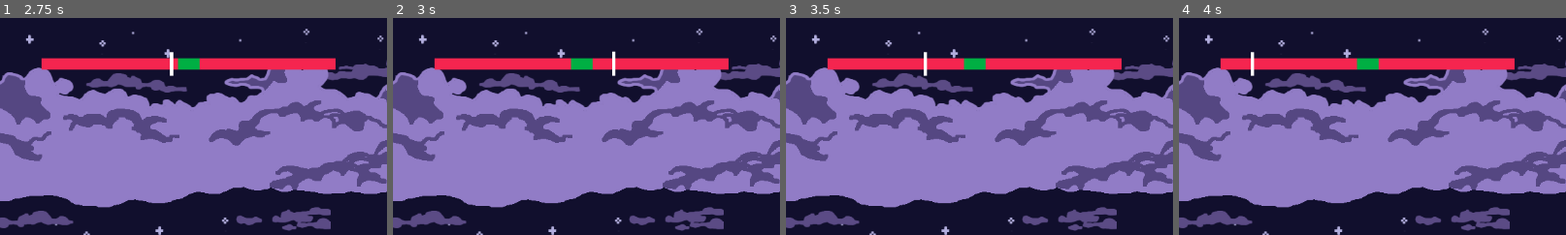
Above: before the commit, frames 1-4 (left to right).
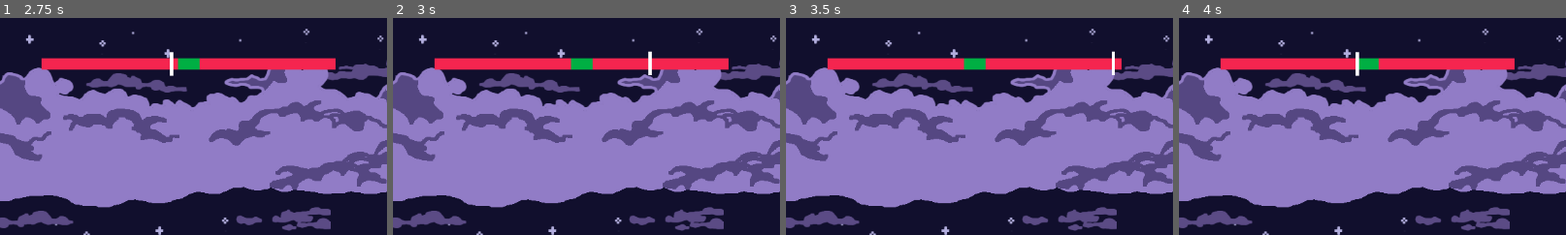
Above: after the commit, the same moments.

Repository: LudumSJB/The-Limited
Game: Godot game, scene res://scenes/level2.tscn
The game is run twice, just before and just after one commit, with the same random seed, the same clock (stepped at 60 frames per second) and the same inputs. This scene is started directly instead of the project's main scene.
Inputs:
- Up to frame 1 (2.75 s): tap Enter at 0.5, 2 s; tap Space (action_button) at 0.6, 1.25, 1.35, 2.1 s
- Up to frame 2 (3 s): tap Space (action_button) at 2.85 s
- Up to frame 3 (3.5 s): no input
- Up to frame 4 (4 s): tap Space (action_button) at 3.5, 3.6 s
The pictures show only the part of the screen within x 24-74%, y 0-50%; the shares and areas given below are measured in that part.

Frame 1 is identical in both runs. In frame 2, 0.2% of the frame differs, in the area x 56-67%, y 15-27%; in frame 3, 0.2%; in frame 4, 0.2%.
Error before the commit: Invalid call. Nonexistent function 'AddScore' in base 'Window'. (res://scenes/level2.tscn::GDScript_7cv7a:20)

Commit message:
fix scripts

Diff:
--- a/scenes/TimingAccuracyBar.tscn
+++ b/scenes/TimingAccuracyBar.tscn
@@ -1,49 +1,8 @@
 [gd_scene load_steps=8 format=3 uid="uid://b6l61udpegwlt"]
 
+[ext_resource type="Script" path="res://scripts/TimingAccuracyBar.gd" id="1_63pw4"]
 [ext_resource type="Texture2D" uid="uid://d2ris57do1h7c" path="res://assets/images/generic_testing.png" id="1_bi0sx"]
-
-[sub_resource type="GDScript" id="GDScript_861g7"]
-script/source = "extends CanvasLayer
-
-signal OnTime
-signal NotOnTime
-
-@onready var area_hitter = $Control/Path2D/PathFollow2D/AreaHitter
-@onready var timing_accuracy_bar = $\".\"
-@onready var path_follow_2d = $Control/Path2D/PathFollow2D
-@onready var path_2d = $Control/Path2D
-
-@export var speed = 0.2 # speed that the input accuracy bar moves at
-
-var rng = RandomNumberGenerator.new()
-
-var path_length: float = 0
-
-func _ready():
-	path_length = path_2d.curve.get_baked_length()
-
-func _process(delta):
-	path_follow_2d.progress += speed + delta
-	pass
-
-func activateMinigame():
-	timing_accuracy_bar.visible = true
-	area_hitter.activateMinigame()
-
-func onTime():
-	print(\"onTime\")
-	setRandomProgress()
-	OnTime.emit()
-
-func notOnTime():
-	print(\"notOnTime\")
-	setRandomProgress()
-	NotOnTime.emit()
-
-func setRandomProgress():
-	var progress: float = rng.randf_range(0, path_length)
-	path_follow_2d.progress = progress
-"
+[ext_resource type="Script" path="res://scripts/AreaHitter.gd" id="2_rs3p3"]
 
 [sub_resource type="RectangleShape2D" id="RectangleShape2D_0huky"]
 size = Vector2(438, 20)
@@ -58,61 +17,11 @@
 }
 point_count = 4
 
-[sub_resource type="GDScript" id="GDScript_gwtfs"]
-script/source = "extends Area2D
-
-@onready var timing_accuracy_bar = $\"../../../..\"
-
-@export var canHit = false
-
-signal playerHit
-signal playerMiss
-
-var is_active = false
-
-# Called when the node enters the scene tree for the first time.
-func _ready():
-	pass # Replace with function body.
-
-# Called every frame. 'delta' is the elapsed time since the previous frame.
-func _process(delta):
-	if is_active:
-		check_if_player_can_hit()
-
-func activateMinigame():
-	is_active = true
-
-func endMinigame():
-	is_active = false
-
-func check_if_player_can_hit():
-	if canHit == true and Input.is_action_just_pressed(\"action_button\"): # checks for when the player is able to hit and if they do hit
-		playerHit.emit()
-	elif canHit == false and Input.is_action_just_pressed(\"action_button\"): # checks for when the player is not able to hit and if they still do hit
-		playerMiss.emit()
-
-func player_on_point(area):
-	if area.name == \"HitArea\": # checks if the current collision area is a hittable area
-		canHit = true
-
-func player_off_point(area):
-	if area.name == \"HitArea\": # checks if the current collision area is a non-hittable area
-		canHit = false
-
-func player_on_time():
-	print(\"On Time!\")
-	timing_accuracy_bar.onTime()
-
-func player_not_on_time():
-	print(\"You Fucked Up!\")
-	timing_accuracy_bar.notOnTime()
-"
-
 [sub_resource type="RectangleShape2D" id="RectangleShape2D_iwd48"]
 size = Vector2(12.6316, 10.2491)
 
 [node name="TimingAccuracyBar" type="CanvasLayer"]
-script = SubResource("GDScript_861g7")
+script = ExtResource("1_63pw4")
 speed = 4.0
 
 [node name="Control" type="Control" parent="."]
@@ -160,7 +69,7 @@
 position = Vector2(0.000793457, -0.362999)
 rotation = 0.00236406
 scale = Vector2(0.475, 3.5125)
-script = SubResource("GDScript_gwtfs")
+script = ExtResource("2_rs3p3")
 
 [node name="CollisionShape2D" type="CollisionShape2D" parent="Control/Path2D/PathFollow2D/AreaHitter"]
 position = Vector2(0.00012207, -0.181353)
--- a/scenes/level2.tscn
+++ b/scenes/level2.tscn
@@ -66,5 +66,3 @@
 autoplay = true
 
 [connection signal="play_minigame" from="." to="." method="_on_play_minigame"]
-[connection signal="NotOnTime" from="TimingAccuracyBar" to="." method="_on_timing_accuracy_bar_not_on_time"]
-[connection signal="OnTime" from="TimingAccuracyBar" to="." method="_on_timing_accuracy_bar_on_time"]
--- /dev/null
+++ b/scripts/AreaHitter.gd
@@ -0,0 +1,47 @@
+extends Area2D
+
+@onready var timing_accuracy_bar = $"../../../.."
+
+@export var canHit = false
+
+signal playerHit
+signal playerMiss
+
+var is_active = false
+
+# Called when the node enters the scene tree for the first time.
+func _ready():
+	pass # Replace with function body.
+
+# Called every frame. 'delta' is the elapsed time since the previous frame.
+func _process(delta):
+	if is_active:
+		check_if_player_can_hit()
+
+func activateMinigame():
+	is_active = true
+
+func endMinigame():
+	is_active = false
+
+func check_if_player_can_hit():
+	if canHit == true and Input.is_action_just_pressed("action_button"): # checks for when the player is able to hit and if they do hit
+		playerHit.emit()
+	elif canHit == false and Input.is_action_just_pressed("action_button"): # checks for when the player is not able to hit and if they still do hit
+		playerMiss.emit()
+
+func player_on_point(area):
+	if area.name == "HitArea": # checks if the current collision area is a hittable area
+		canHit = true
+
+func player_off_point(area):
+	if area.name == "HitArea": # checks if the current collision area is a non-hittable area
+		canHit = false
+
+func player_on_time():
+	print("On Time!")
+	timing_accuracy_bar.onTime()
+
+func player_not_on_time():
+	print("You Fucked Up!")
+	timing_accuracy_bar.notOnTime()
--- /dev/null
+++ b/scripts/TimingAccuracyBar.gd
@@ -0,0 +1,40 @@
+extends CanvasLayer
+
+signal OnTime
+signal NotOnTime
+
+@onready var area_hitter = $Control/Path2D/PathFollow2D/AreaHitter
+@onready var timing_accuracy_bar = $"."
+@onready var path_follow_2d = $Control/Path2D/PathFollow2D
+@onready var path_2d = $Control/Path2D
+
+@export var speed = 0.2 # speed that the input accuracy bar moves at
+
+var rng = RandomNumberGenerator.new()
+
+var path_length: float = 0
+
+func _ready():
+	path_length = path_2d.curve.get_baked_length()
+
+func _process(delta):
+	path_follow_2d.progress += speed + delta
+	pass
+
+func activateMinigame():
+	timing_accuracy_bar.visible = true
+	area_hitter.activateMinigame()
+
+func onTime():
+	print("onTime")
+	setRandomProgress()
+	OnTime.emit()
+
+func notOnTime():
+	print("notOnTime")
+	setRandomProgress()
+	NotOnTime.emit()
+
+func setRandomProgress():
+	var progress: float = rng.randf_range(0, path_length)
+	path_follow_2d.progress = progress
